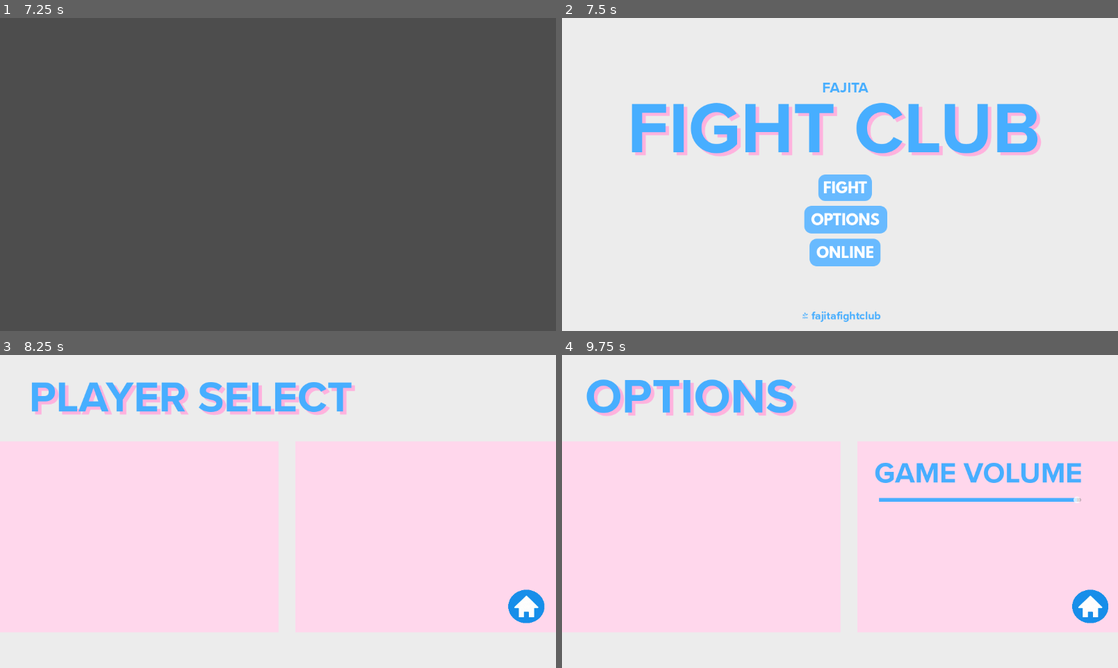
Above: before the commit, frames 1-4 (two rows, left to right).
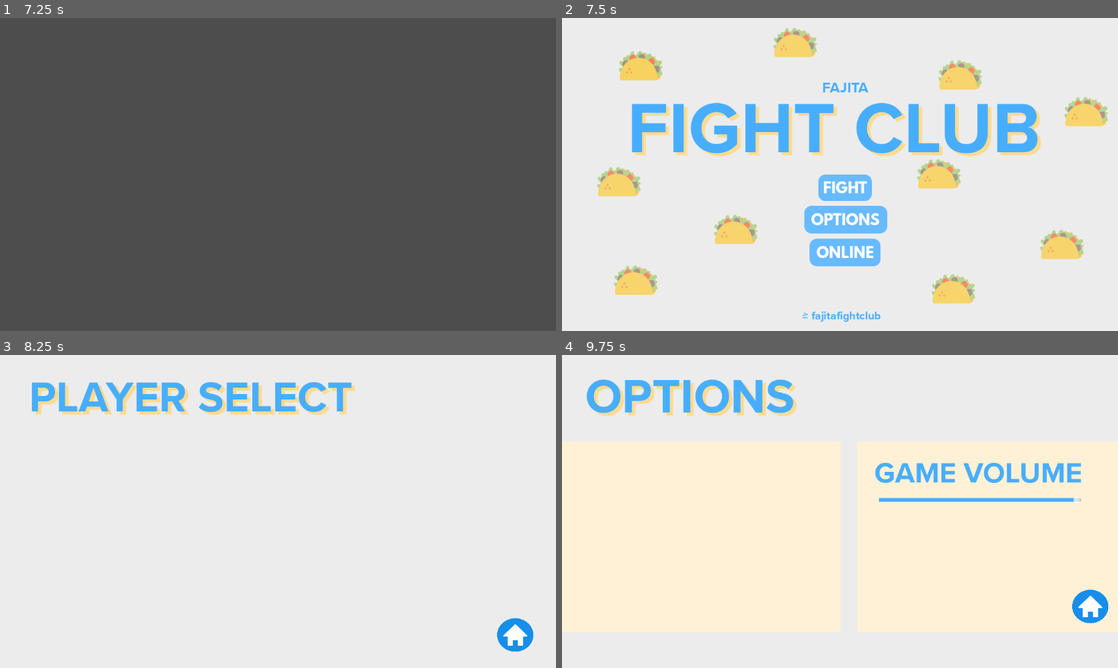
Above: after the commit, the same moments.

Repository: matousposp/FajitaFightClub
Game: Godot game, scene res://main scenes/video_stream_player.tscn
The game is run twice, just before and just after one commit, with the same random seed, the same clock (stepped at 60 frames per second) and the same inputs. Video files are missing from this copy of the repository; at most half a second of black plays in their place.
Inputs (mouse positions are in pixels of both pictures, inside the frame that each line leads up to; where the layout moved, square brackets give the same spot in the first picture):
- Up to frame 1 (7.25 s): tap Enter at 0.5, 2, 3.5 s; move the mouse to (400, 158) at 0.52 s; tap Space at 1.25, 2.75, 4.25 s; move the mouse to (166, 190) at 1.27 s; move the mouse to (333, 105) at 2.02 s; move the mouse to (250, 237) at 2.77 s; move the mouse to (444, 221) at 3.52 s; move the mouse to (111, 127) at 4.27 s; move the mouse to (305, 174) at 5.02 s; move the mouse to (194, 96) at 5.77 s; move the mouse to (400, 158) at 6.52 s
- Up to frame 2 (7.5 s): move the mouse to (728, 190) at 7.27 s
- Up to frame 3 (8.25 s): click "FIGHT" at 8 s
- Up to frame 4 (9.75 s): click (1079, 633) [1090, 605] at 8.75 s; click "OPTIONS" at 9.5 s

Frame 1 is identical in both runs. In frame 2, 7.8% of the frame differs, in the area x 6-99%, y 3-92%; in frame 3, 2.3%; in frame 4, 57%, in the area x 0-100%, y 8-89%.

Commit message:
colors

Diff:
--- a/Multiplayer/scenes/server.tscn
+++ b/Multiplayer/scenes/server.tscn
@@ -131,6 +131,7 @@
 texture = ExtResource("2_qv4mb")
 
 [node name="ColorRect" type="ColorRect" parent="."]
+layout_mode = 0
 offset_right = 1156.0
 offset_bottom = 651.0
 color = Color(0.92549, 0.92549, 0.92549, 0.882353)
--- a/main scenes/alt_main_menu.tscn
+++ b/main scenes/alt_main_menu.tscn
@@ -1,6 +1,7 @@
-[gd_scene load_steps=31 format=3 uid="uid://bsaokdaj4qi3a"]
+[gd_scene load_steps=32 format=3 uid="uid://bsaokdaj4qi3a"]
 
 [ext_resource type="FontFile" uid="uid://boxdnct10edu7" path="res://extra/LeagueSpartan-Bold.otf" id="1_rmibl"]
+[ext_resource type="Texture2D" uid="uid://dfccgk4yemg7j" path="res://assets/t2.png" id="1_rpjd1"]
 [ext_resource type="FontFile" uid="uid://2hiemraph8s5" path="res://extra/Fontspring-DEMO-proximanova-bold.otf" id="2_ai86t"]
 [ext_resource type="Script" path="res://main scripts/fight.gd" id="2_v350f"]
 [ext_resource type="Script" path="res://main scripts/options.gd" id="3_1sjhn"]
@@ -278,6 +279,53 @@
 offset_right = 1156.0
 offset_bottom = 651.0
 color = Color(0.92549, 0.92549, 0.92549, 1)
+
+[node name="T2" type="Sprite2D" parent="."]
+modulate = Color(1, 1, 1, 0.560784)
+position = Vector2(781, 325)
+scale = Vector2(0.201172, 0.21875)
+texture = ExtResource("1_rpjd1")
+
+[node name="T16" type="Sprite2D" parent="T2"]
+position = Vector2(1516.12, -589.714)
+texture = ExtResource("1_rpjd1")
+
+[node name="T14" type="Sprite2D" parent="T2"]
+position = Vector2(149.126, 1088)
+texture = ExtResource("1_rpjd1")
+
+[node name="T11" type="Sprite2D" parent="T2"]
+position = Vector2(-3072, -1024)
+texture = ExtResource("1_rpjd1")
+
+[node name="T12" type="Sprite2D" parent="T2"]
+modulate = Color(1, 1, 1, 0.196078)
+position = Vector2(-3072, -1024)
+texture = ExtResource("1_rpjd1")
+
+[node name="T13" type="Sprite2D" parent="T2"]
+position = Vector2(1267.57, 667.429)
+texture = ExtResource("1_rpjd1")
+
+[node name="T3" type="Sprite2D" parent="T2"]
+position = Vector2(218.718, -937.143)
+texture = ExtResource("1_rpjd1")
+
+[node name="T4" type="Sprite2D" parent="T2"]
+position = Vector2(-1481.32, -1243.43)
+texture = ExtResource("1_rpjd1")
+
+[node name="T6" type="Sprite2D" parent="T2"]
+position = Vector2(-3121.71, 1005.71)
+texture = ExtResource("1_rpjd1")
+
+[node name="T9" type="Sprite2D" parent="T2"]
+position = Vector2(-3295.69, 73.1427)
+texture = ExtResource("1_rpjd1")
+
+[node name="T8" type="Sprite2D" parent="T2"]
+position = Vector2(-2092.74, 525.714)
+texture = ExtResource("1_rpjd1")
 
 [node name="fight" type="Button" parent="."]
 offset_left = 531.0
@@ -349,7 +397,7 @@
 offset_right = 991.0
 offset_bottom = 326.0
 theme_override_colors/font_color = Color(0.278431, 0.682353, 1, 1)
-theme_override_colors/font_shadow_color = Color(1, 0.698039, 0.870588, 1)
+theme_override_colors/font_shadow_color = Color(1, 0.858824, 0.568627, 1)
 theme_override_constants/shadow_offset_x = 7
 theme_override_constants/shadow_offset_y = 6
 theme_override_fonts/font = ExtResource("2_ai86t")
--- a/main scenes/character_select.tscn
+++ b/main scenes/character_select.tscn
@@ -55,32 +55,18 @@
 offset_right = 916.0
 offset_bottom = 220.0
 theme_override_colors/font_color = Color(0.278431, 0.682353, 1, 1)
-theme_override_colors/font_shadow_color = Color(1, 0.698039, 0.870588, 1)
+theme_override_colors/font_shadow_color = Color(1, 0.858824, 0.568627, 1)
 theme_override_constants/shadow_offset_x = 7
 theme_override_constants/shadow_offset_y = 6
 theme_override_fonts/font = ExtResource("1_aufxw")
 theme_override_font_sizes/font_size = 90
 text = "PLAYER SELECT"
 
-[node name="ColorRect2" type="ColorRect" parent="."]
-offset_left = -43.0
-offset_top = 179.0
-offset_right = 577.0
-offset_bottom = 574.0
-color = Color(1, 0.843137, 0.92549, 1)
-
-[node name="ColorRect3" type="ColorRect" parent="."]
-offset_left = 612.0
-offset_top = 179.0
-offset_right = 1232.0
-offset_bottom = 574.0
-color = Color(1, 0.843137, 0.92549, 1)
-
 [node name="TextureButton" type="TextureButton" parent="."]
-offset_left = 1053.0
-offset_top = 486.0
-offset_right = 1553.0
-offset_bottom = 1033.0
+offset_left = 1030.0
+offset_top = 545.0
+offset_right = 1530.0
+offset_bottom = 1092.0
 scale = Vector2(0.150548, 0.126708)
 texture_normal = ExtResource("2_qg5e5")
 texture_pressed = ExtResource("2_qg5e5")
--- a/main scenes/options.tscn
+++ b/main scenes/options.tscn
@@ -60,7 +60,7 @@
 offset_right = 904.0
 offset_bottom = 213.0
 theme_override_colors/font_color = Color(0.278431, 0.682353, 1, 1)
-theme_override_colors/font_shadow_color = Color(1, 0.698039, 0.870588, 1)
+theme_override_colors/font_shadow_color = Color(1, 0.858824, 0.568627, 1)
 theme_override_constants/shadow_offset_x = 7
 theme_override_constants/shadow_offset_y = 6
 theme_override_fonts/font = ExtResource("1_nyxa8")
@@ -73,14 +73,14 @@
 offset_top = 179.0
 offset_right = 577.0
 offset_bottom = 574.0
-color = Color(1, 0.843137, 0.92549, 1)
+color = Color(1, 0.945098, 0.839216, 1)
 
 [node name="ColorRect3" type="ColorRect" parent="."]
 offset_left = 612.0
 offset_top = 179.0
 offset_right = 1232.0
 offset_bottom = 574.0
-color = Color(1, 0.843137, 0.92549, 1)
+color = Color(1, 0.945098, 0.839216, 1)
 
 [node name="TextureButton" type="TextureButton" parent="."]
 offset_left = 1057.0
Binary file added: assets/t1.png
Not shown, added: assets/t1.png.import
Binary file added: assets/t2.png
Not shown, added: assets/t2.png.import
